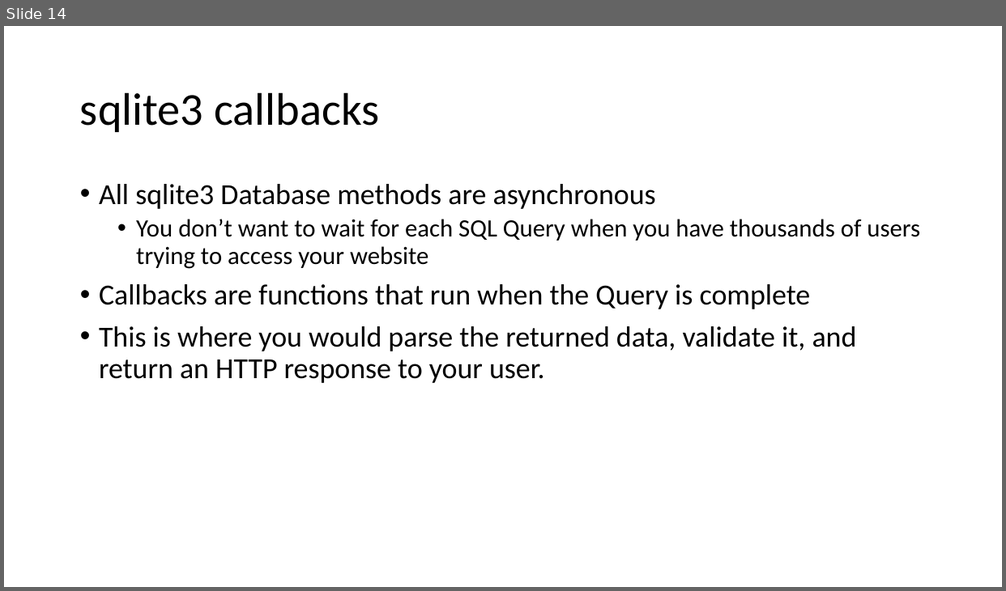
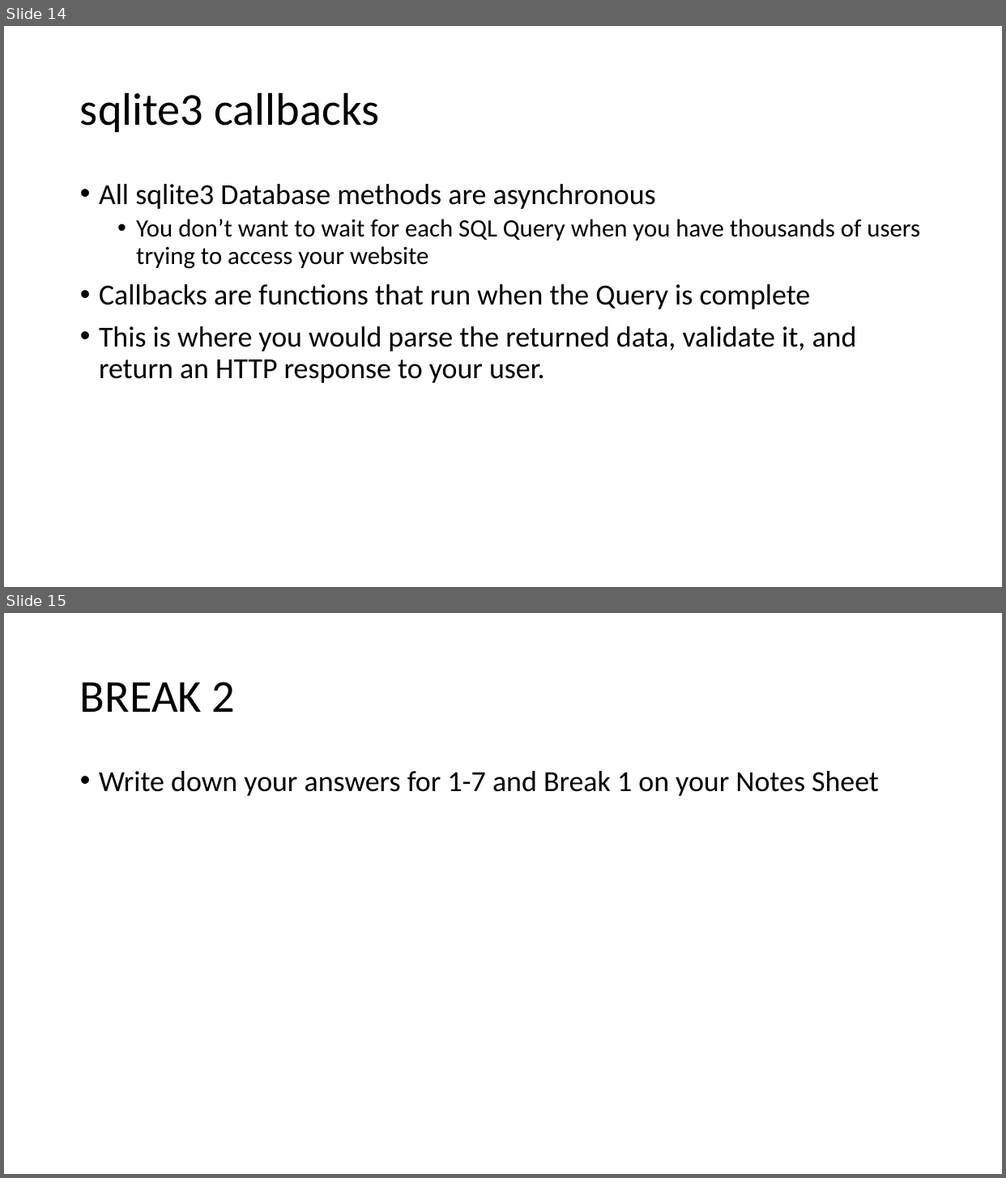
Before and after one commit to tyler2022177/docpacs2122, a slide deck: docpac_feb17/SQL Databases.pptx. Shown one above the other, each under a label of ours: slide 14 before the commit, slides 14 and 15 after it. The pictures are 1006x591 and 1006x1178 pixels, drawn with LibreOffice and Linux fonts; fonts in the diff are those of the drawing. Boxes give left, top, right and bottom in pixels: in the first picture for what was removed or moved away, otherwise in the second. Text is boxed around its words. In the diff, an @@ line names an element or a change of style, - is before the commit and + after.

```diff
--- a/docpac_feb17/SQL Databases.pptx
+++ b/docpac_feb17/SQL Databases.pptx
@@ slide 15 added at box(4, 613, 1002, 1174), background #FFFFFF @@
@@ title added at box(80, 682, 236, 712), 44 pt, text #000000 @@
+BREAK 2
@@ text added at box(99, 771, 879, 796), 28 pt, text #000000 @@
+• Write down your answers for 1-7 and Break 1 on your Notes Sheet
```
Also in this commit, not shown: 1 other file.
